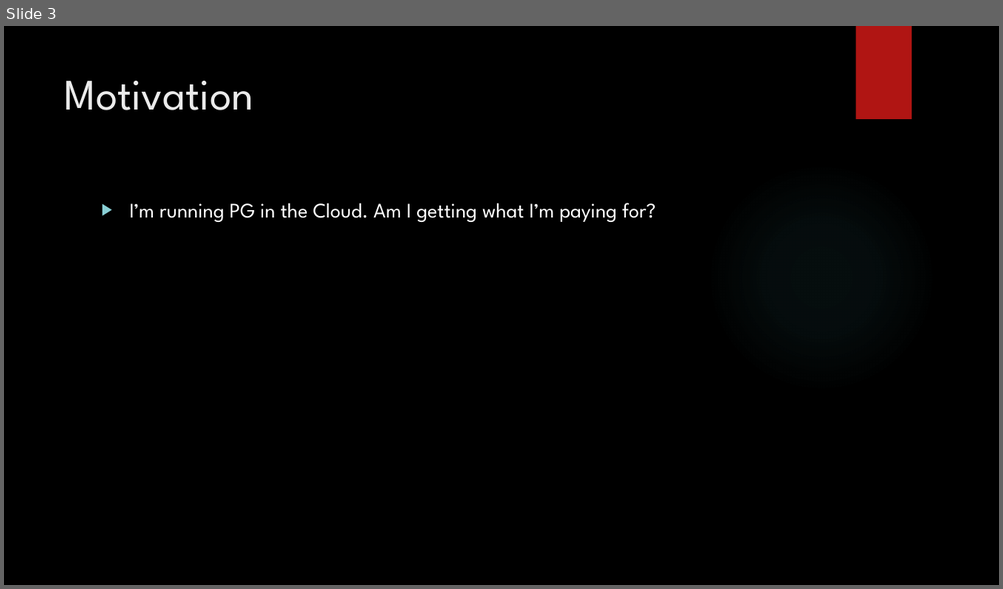
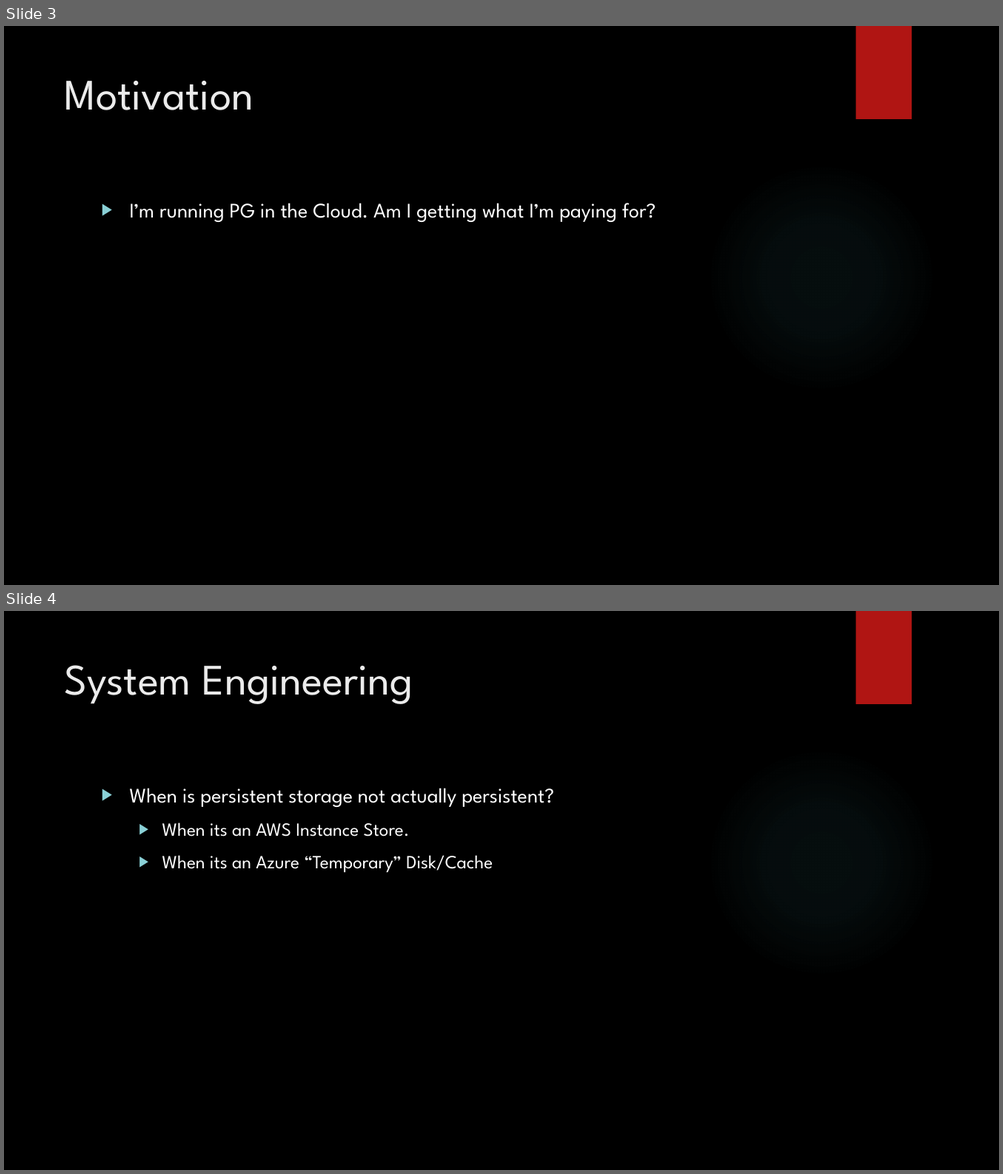
Before and after one commit to jzampieron/pgconf2019, a slide deck: presentation/JZ_PGConf2019.pptx. Shown one above the other, each under a label of ours: slide 3 before the commit, slides 3 and 4 after it. The pictures are 1003x589 and 1003x1174 pixels, drawn with LibreOffice and Linux fonts; fonts in the diff are those of the drawing; background and template pictures are left out. Boxes give left, top, right and bottom in pixels: in the first picture for what was removed or moved away, otherwise in the second. Text is boxed around its words. In the diff, an @@ line names an element or a change of style, - is before the commit and + after.

```diff
--- a/presentation/JZ_PGConf2019.pptx
+++ b/presentation/JZ_PGConf2019.pptx
@@ slide 4 added at (4,611,999,1170), background picture (left out); not listed: 2 template elements that a slide beside it also shows @@
@@ title added at (64,665,413,704), 42 pt, text #EBEBEB @@
+System Engineering
@@ text added at (130,788,554,873), 18 pt, text #FFFFFF @@
+▶ When is persistent storage not actually persistent?
+  ▶ When its an AWS Instance Store.
+  ▶ When its an Azure “Temporary” Disk/Cache
```
Also in this commit, not shown: 7 other files.
